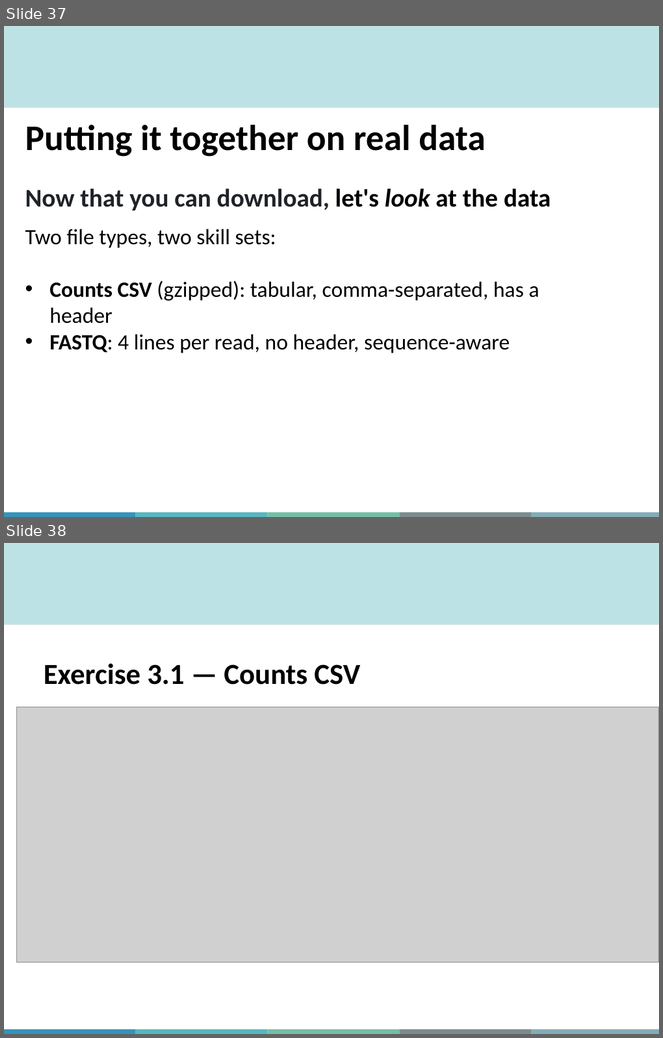
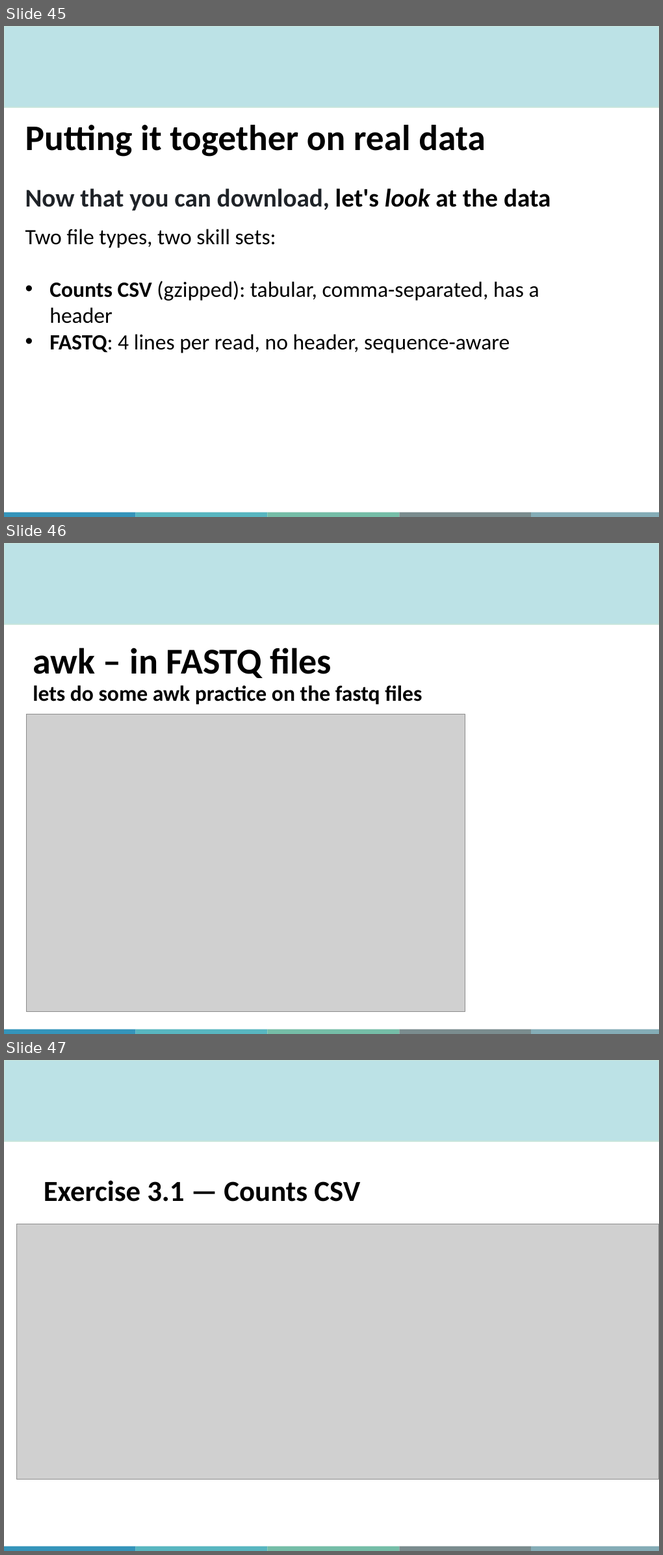
Before and after one commit to QLS-MiCM/Introduction-to-RNA-seq, a slide deck: Slides/Introduction-to-UNIX-and-RNA-seq-Repositories.pptx. Shown one above the other, each under a label of ours: slides 37 and 38 before the commit, slides 45, 46 and 47 after it. The pictures are 663x1038 and 663x1555 pixels, drawn with LibreOffice and Linux fonts; fonts in the diff are those of the drawing; grey boxes stand for pictures; background and template pictures are left out. Boxes give left, top, right and bottom in pixels: in the first picture for what was removed or moved away, otherwise in the second. Text is boxed around its words. In the diff, an @@ line names an element or a change of style, - is before the commit and + after.

Commit message:
Add Pattern Matching module: grep, regex, awk, Wordle capstone
- New slides cover grep, regex theory, a Wordle mini-capstone (cat | tr | egrep), and awk on CSV + FASTQ
- happiness.csv: 60-row dataset for grep + awk practice
- Exercise_grep.sh, Exercise_wordle.sh, Exercise_awk_fastq.sh: answer keys matching the new slides
- setup.sh: install wamerican on Ubuntu/WSL so /usr/share/dict/words is available
- README.md: updated exercise index

```diff
--- a/Slides/Introduction-to-UNIX-and-RNA-seq-Repositories.pptx
+++ b/Slides/Introduction-to-UNIX-and-RNA-seq-Repositories.pptx
@@ slide 46 added at <box>4,543,659,1034</box>, background #FFFFFF; not listed: 6 template elements that a slide beside it also shows @@
@@ title added at <box>33,648,422,705</box>, 24 pt, text #000000, bold @@
+awk – in FASTQ files
+lets do some awk practice on the fastq files
@@ picture added at <box>26,714,466,1012</box> @@
@@ what was slide 37 is now slide 45 @@
@@ what was slide 38 is now slide 47 @@
```
Also in this commit, not shown: 2 slides changed, 15 other slides added, 7 slides removed, 7 other files.
